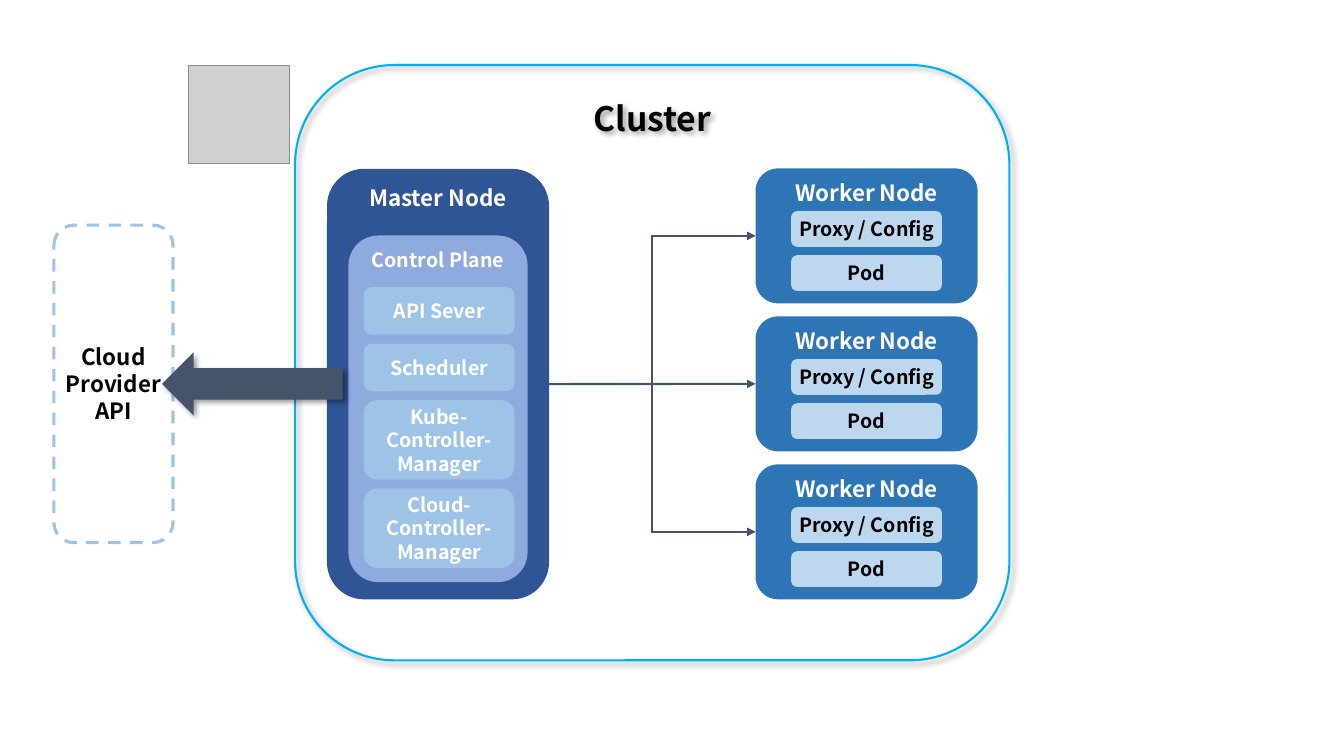
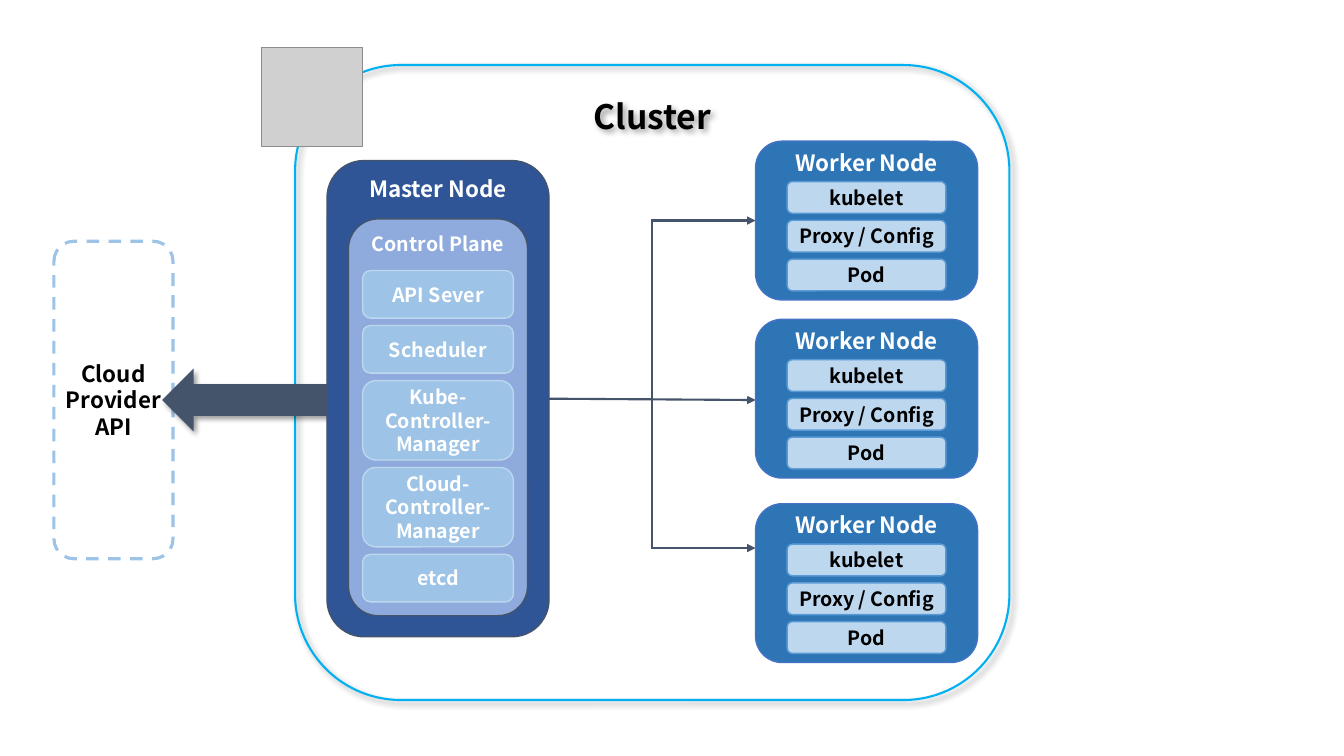
Before and after one commit to siwon-park/Infra-Study, a slide deck: slide 2 of markdown_image.pptx. Drawn at 1344x756 pixels with LibreOffice and Linux fonts; fonts in the diff are those of the drawing; grey boxes stand for pictures. Boxes give left, top, right and bottom in pixels: in the first picture for what was removed or moved away, otherwise in the second. Text is boxed around its words. In the diff, an @@ line names an element or a change of style, - is before the commit and + after.

```diff
--- a/markdown_image.pptx
+++ b/markdown_image.pptx
@@ picture moved from (x1=189, y1=66, x2=289, y2=164) to (x1=261, y1=47, x2=362, y2=146) @@
@@ rounded rectangle "Cluster" resized from (x1=295, y1=66, x2=1010, y2=661) to (x1=295, y1=66, x2=1010, y2=701) @@
@@ rounded rectangle "Worker Node" resized from (x1=756, y1=168, x2=978, y2=303) to (x1=756, y1=141, x2=978, y2=299) @@
@@ rounded rectangle "Master Node" resized from (x1=327, y1=168, x2=548, y2=599) to (x1=327, y1=160, x2=548, y2=636) @@
@@ rounded rectangle "Master Node" at (x1=327, y1=160, x2=548, y2=636): outline none to #44546A 1 pt @@
@@ rounded rectangle added at (x1=787, y1=181, x2=946, y2=213), fill #BDD7EE, outline #5B9BD5 1 pt, 14 pt, text #000000, bold @@
+kubelet
@@ rounded rectangle "Control Plane" at (x1=349, y1=219, x2=528, y2=616): outline none to #44546A 1 pt @@
@@ rounded rectangle "Control Plane" resized from (x1=349, y1=236, x2=528, y2=583) to (x1=349, y1=219, x2=528, y2=616) @@
@@ elbow arrow moved from (549, 384) - (756, 236) to (549, 399) - (756, 221) @@
@@ rounded rectangle "Proxy / Config" resized from (x1=791, y1=211, x2=943, y2=246) to (x1=787, y1=221, x2=946, y2=252) @@
@@ rounded rectangle "Pod" resized from (x1=791, y1=255, x2=943, y2=290) to (x1=787, y1=259, x2=946, y2=290) @@
@@ rounded rectangle "API Sever" moved from (x1=364, y1=287, x2=515, y2=335) to (x1=363, y1=270, x2=514, y2=318) @@
@@ rounded rectangle "Worker Node" resized from (x1=756, y1=317, x2=978, y2=452) to (x1=756, y1=320, x2=978, y2=478) @@
@@ rounded rectangle added at (x1=787, y1=360, x2=946, y2=391), fill #BDD7EE, outline #5B9BD5 1 pt, 14 pt, text #000000, bold @@
+kubelet
@@ 1 rounded rectangle, 1 elbow arrow, 1 right arrow, 1 arrow moved together from (x1=54, y1=225, x2=756, y2=542) to (x1=54, y1=241, x2=756, y2=559) @@
@@ rounded rectangle "Proxy / Config" resized from (x1=791, y1=359, x2=943, y2=394) to (x1=787, y1=398, x2=946, y2=430) @@
@@ rounded rectangle "Pod" resized from (x1=791, y1=403, x2=943, y2=439) to (x1=787, y1=438, x2=946, y2=469) @@
@@ outline none to #BDD7EE 1 pt in 4 elements at (x1=363, y1=270, x2=514, y2=318), (x1=363, y1=326, x2=514, y2=373), (x1=363, y1=381, x2=514, y2=461), (x1=363, y1=468, x2=514, y2=547) @@
@@ 3 rounded rectangles moved together from (x1=364, y1=344, x2=515, y2=569) to (x1=363, y1=326, x2=514, y2=547) @@
@@ outline none to #4472C4 1 pt in 3 elements at (x1=756, y1=141, x2=978, y2=299), (x1=756, y1=320, x2=978, y2=478), (x1=756, y1=504, x2=978, y2=662) @@
@@ rounded rectangle "Worker Node" resized from (x1=756, y1=465, x2=978, y2=600) to (x1=756, y1=504, x2=978, y2=662) @@
@@ rounded rectangle added at (x1=363, y1=555, x2=514, y2=602), fill #9DC3E6, outline #BDD7EE 1 pt, 14 pt, text #FFFFFF, bold @@
+etcd
@@ rounded rectangle added at (x1=787, y1=544, x2=946, y2=576), fill #BDD7EE, outline #5B9BD5 1 pt, 14 pt, text #000000, bold @@
+kubelet
@@ outline none to #5B9BD5 1 pt in 6 elements at (x1=787, y1=259, x2=946, y2=290), (x1=787, y1=221, x2=946, y2=252), (x1=787, y1=438, x2=946, y2=469), (x1=787, y1=398, x2=946, y2=430), (x1=787, y1=622, x2=946, y2=653), (x1=787, y1=583, x2=946, y2=614) @@
@@ rounded rectangle "Proxy / Config" resized from (x1=791, y1=507, x2=943, y2=542) to (x1=787, y1=583, x2=946, y2=614) @@
@@ rounded rectangle "Pod" resized from (x1=791, y1=552, x2=943, y2=587) to (x1=787, y1=622, x2=946, y2=653) @@
```
Also in this commit, not shown: 1 other slide changed, 1 other file.
